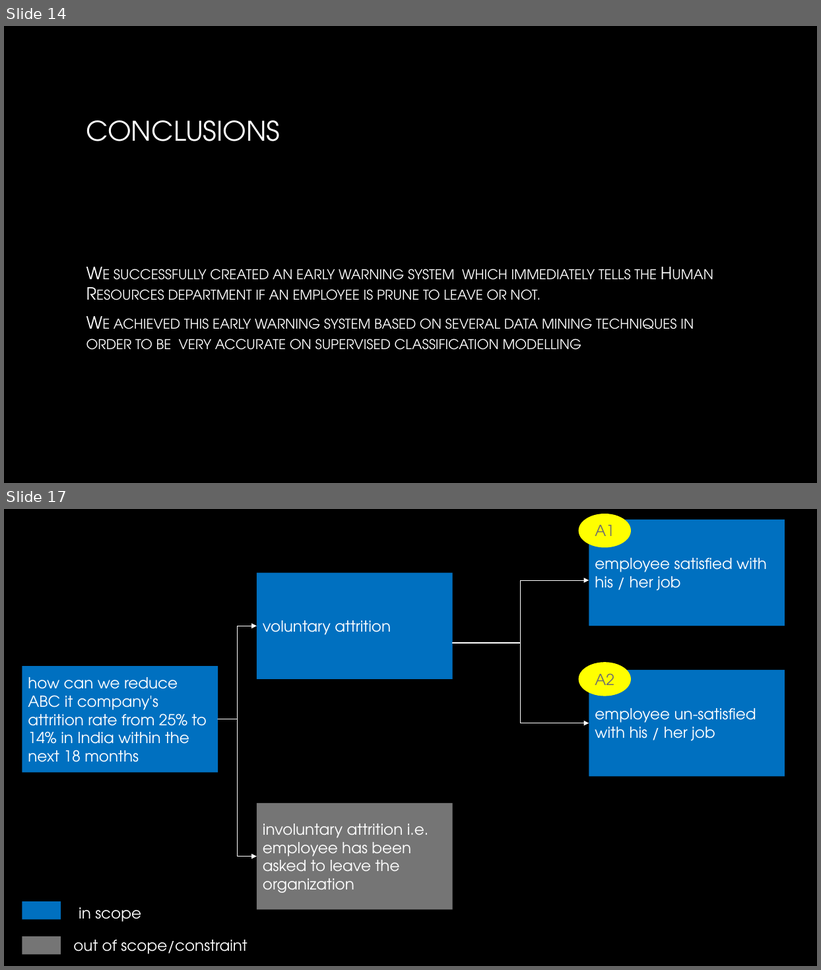
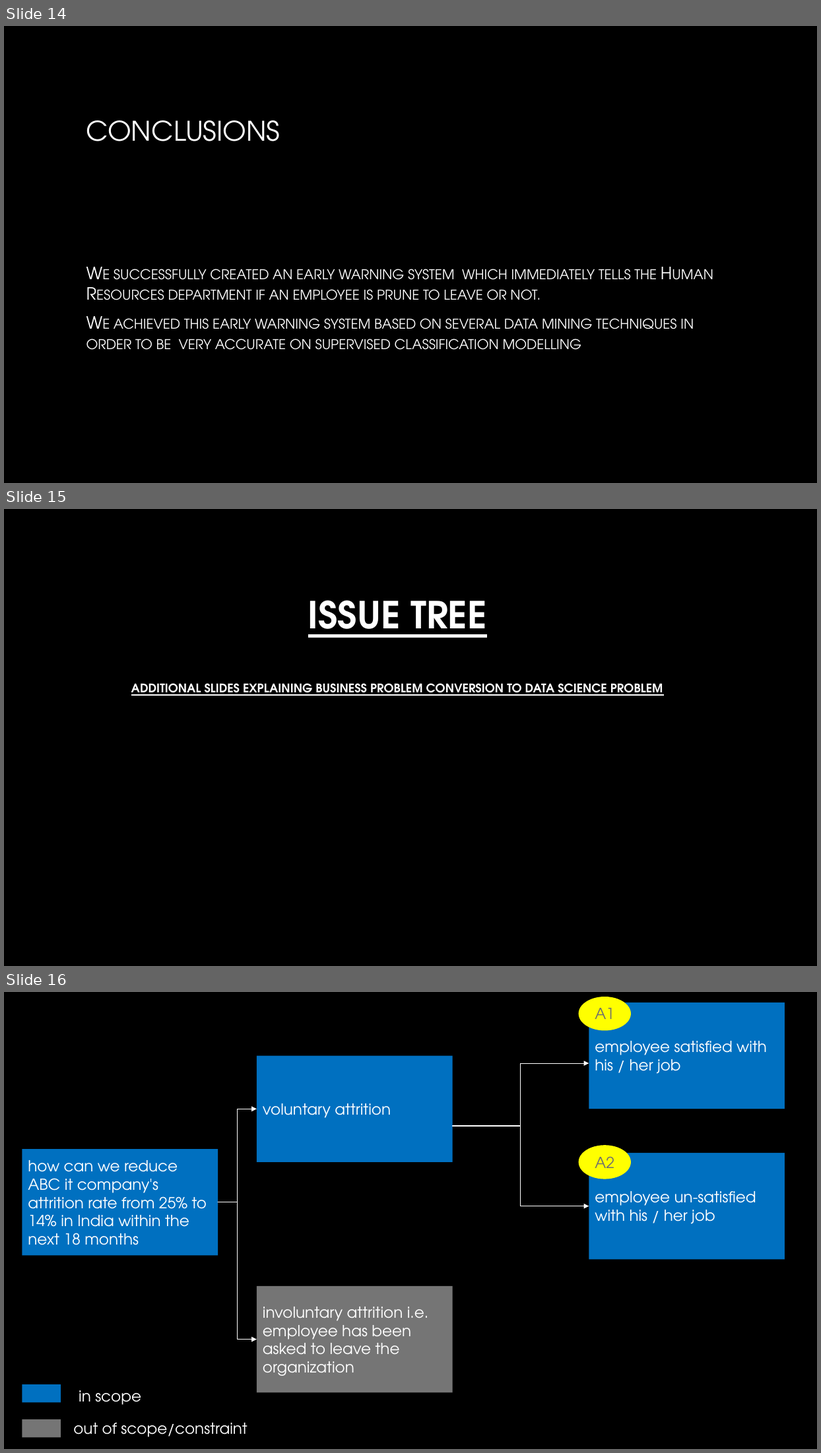
Before and after one commit to mmd52/HR_Employee_Attrition, a slide deck: Attrition Management.pptx. Shown one above the other, each under a label of ours: slides 14 and 17 before the commit, slides 14, 15 and 16 after it; the slides between them are not shown. The pictures are 821x970 and 821x1453 pixels, drawn with LibreOffice and Linux fonts; fonts in the diff are those of the drawing; background and template pictures are left out. Boxes give left, top, right and bottom in pixels: in the first picture for what was removed or moved away, otherwise in the second. Text is boxed around its words. In the diff, an @@ line names an element or a change of style, - is before the commit and + after.

```diff
--- a/Attrition Management.pptx
+++ b/Attrition Management.pptx
@@ slide 15 added at <box>4,509,817,966</box>, background picture (left out) @@
@@ title added at <box>131,600,663,696</box>, 14 pt, text gradient #FFFFFF to #A6A6A6, bold, underline @@
+ISSUE TREE
+ADDITIONAL SLIDES EXPLAINING BUSINESS PROBLEM CONVERSION TO DATA SCIENCE PROBLEM
@@ what was slide 17 is now slide 16 @@
```
Also in this commit, not shown: 2 slides removed, 1 other file.
